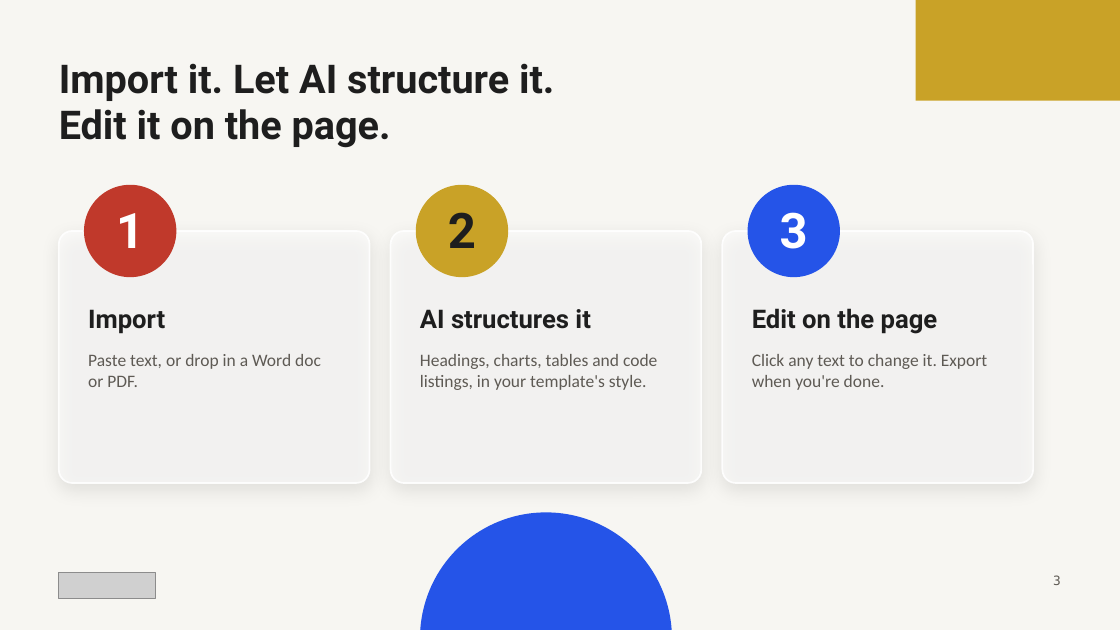
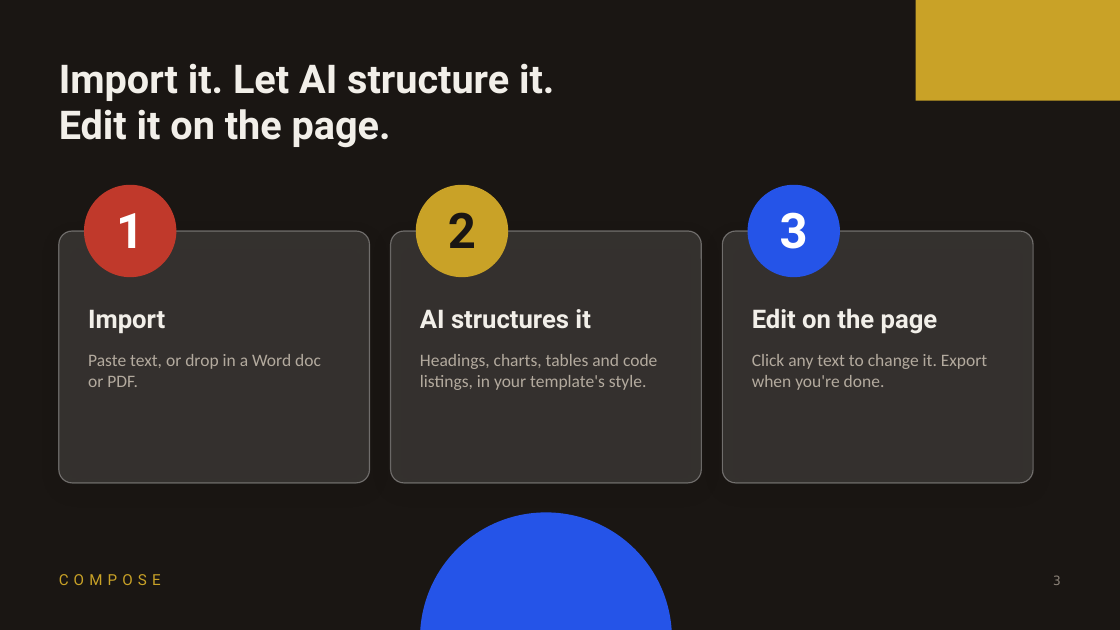
Before and after one commit to PanotAbhay/aihackathon, a slide deck: slide 3 of pitch/Compose-pitch.pptx. Drawn at 1120x630 pixels with LibreOffice and Linux fonts; fonts in the diff are those of the drawing; grey boxes stand for pictures. Boxes give left, top, right and bottom in pixels: in the first picture for what was removed or moved away, otherwise in the second. Text is boxed around its words. In the diff, an @@ line names an element or a change of style, - is before the commit and + after.

Commit message:
Put the pitch deck in the original dark scheme with the COMPOSE wordmark
Warm near-black background and cream text from the original deck's theme, smoked
glass cards, the app's gold COMPOSE wordmark (as in the top bar) in place of the
logo image, and the Word and Canva app icons on the positioning slide.

```diff
--- a/pitch/Compose-pitch.pptx
+++ b/pitch/Compose-pitch.pptx
@@ background #F7F6F2 to #1A1613 @@
@@ text "2" at [448,212,476,248]: text colour #1E1E1E to #1A1613 @@
@@ fill #FFFFFF at 58% opacity to #FFFFFF at 12% opacity; outline #FFFFFF 1.5 pt to #FFFFFF 1 pt; shadow changed in 3 elements at [59,231,370,483], [391,231,702,483], [723,231,1033,483] @@
@@ text colour #1E1E1E to #F2EFE9 in 4 elements at [59,63,554,148], [88,309,165,334], [420,309,590,329], [752,308,938,334] @@
@@ text colour #5E5A54 to #B3AA9E in 3 elements at [88,354,321,387], [420,354,657,390], [752,354,987,390] @@
@@ picture removed at [59,573,155,598] @@
@@ text added at [59,574,161,585], 13 pt, text #C9A227 @@
+COMPOSE
@@ text "3" at [1053,575,1061,585]: text colour #5E5A54 to #8A8177 @@
```
Also in this commit, not shown: 6 other slides changed, 1 other file.
